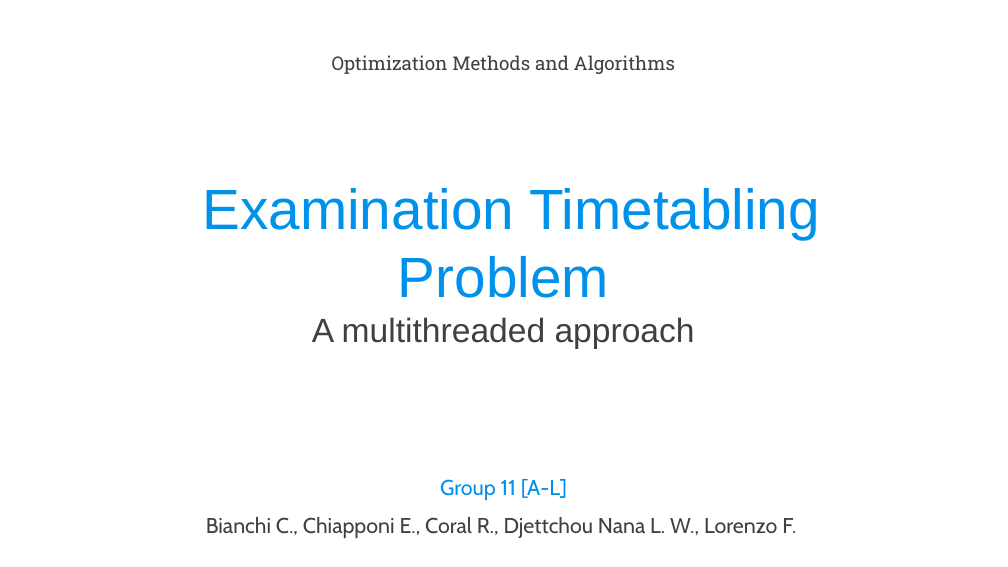
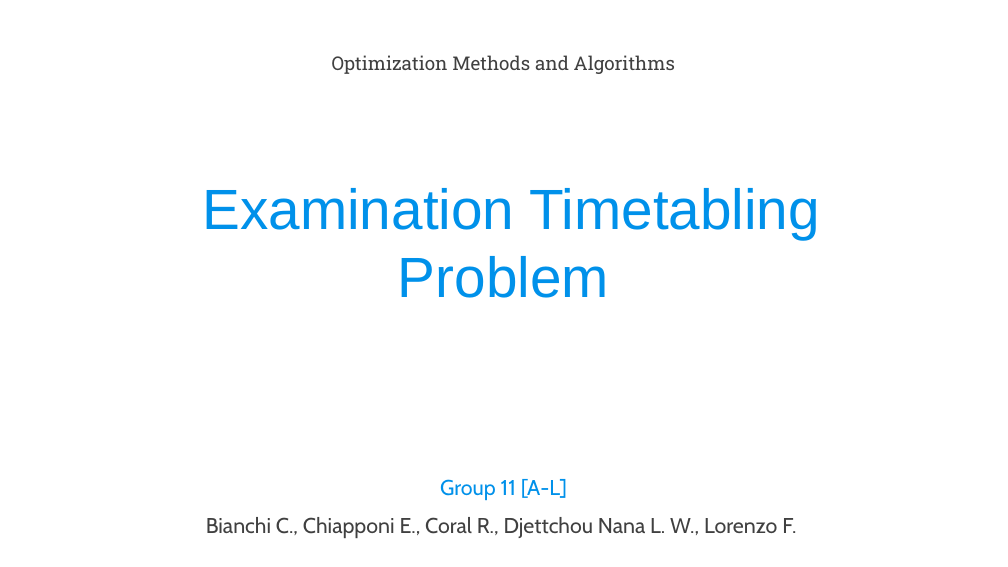
Before and after one commit to CarolinaBianchi/ETPsolver, a slide deck: slide 1 of Optimization/doc/ETPslides_OMAAL_group11.pptx. Drawn at 1008x567 pixels with LibreOffice and Linux fonts; fonts in the diff are those of the drawing; background and template pictures are left out. Boxes give left, top, right and bottom in pixels: in the first picture for what was removed or moved away, otherwise in the second. Text is boxed around its words. In the diff, an @@ line names an element or a change of style, - is before the commit and + after.

```diff
--- a/Optimization/doc/ETPslides_OMAAL_group11.pptx
+++ b/Optimization/doc/ETPslides_OMAAL_group11.pptx
@@ text at [203,188,820,298]: text changed @@
-Examination Timetabling Problem
-A multithreaded approach
+Examination Timetabling Problem
```
Also in this commit, not shown: 15 other slides changed, 12 slides added, 4 slides removed.
